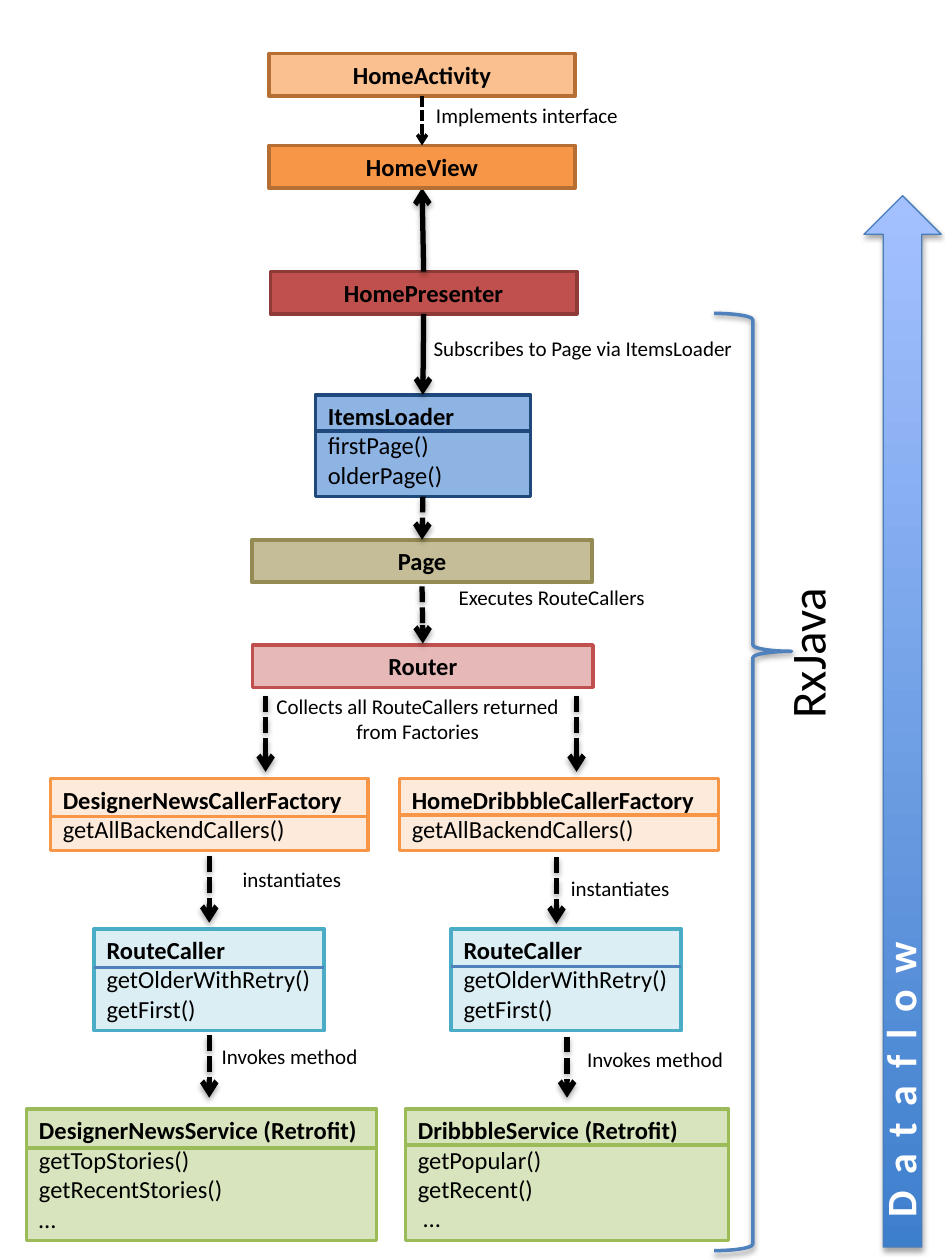
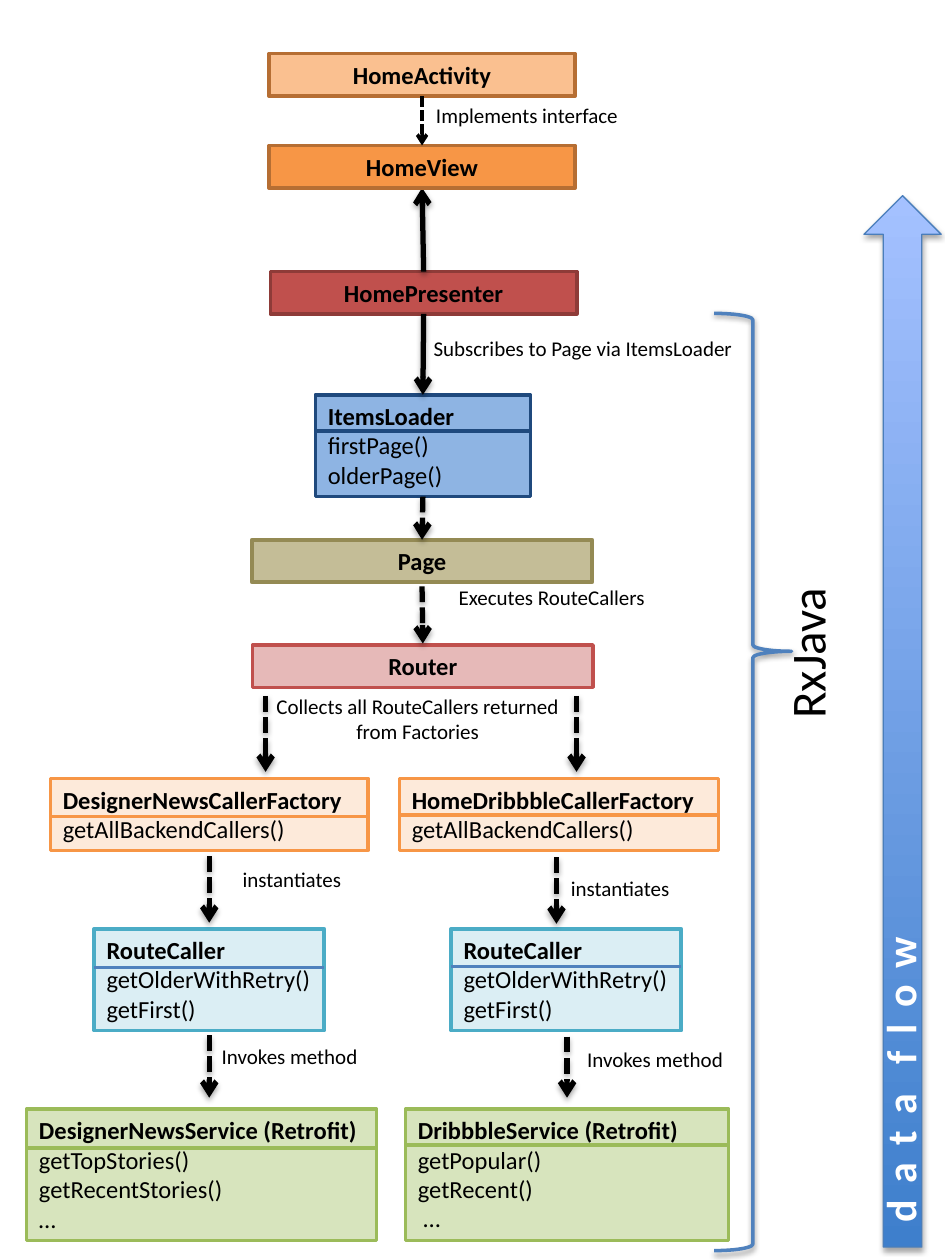
Before and after one commit to sockeqwe/website-old, a slide deck: slide 1 of images/pres/plaid-refactored2.pptx. Drawn at 945x1260 pixels with LibreOffice and Linux fonts; fonts in the diff are those of the drawing. Boxes give left, top, right and bottom in pixels: in the first picture for what was removed or moved away, otherwise in the second. Text is boxed around its words. In the diff, an @@ line names an element or a change of style, - is before the commit and + after.

```diff
--- a/images/pres/plaid-refactored2.pptx
+++ b/images/pres/plaid-refactored2.pptx
@@ text at [876, 940, 927, 1223]: text changed @@
-D a t a f l o w
+d a t a f l o w
```
Also in this commit, not shown: 1 other file.
